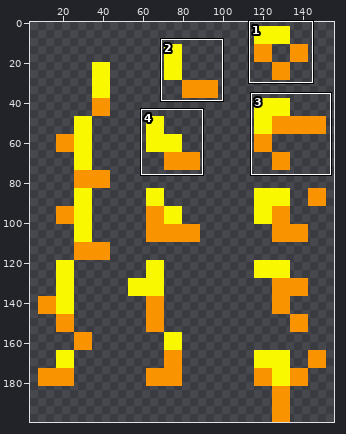
Two states of a sprite sheet, fire_down.png. Above: a wide view before the commit, with the close-up outlined.
Close-up. The starting point:
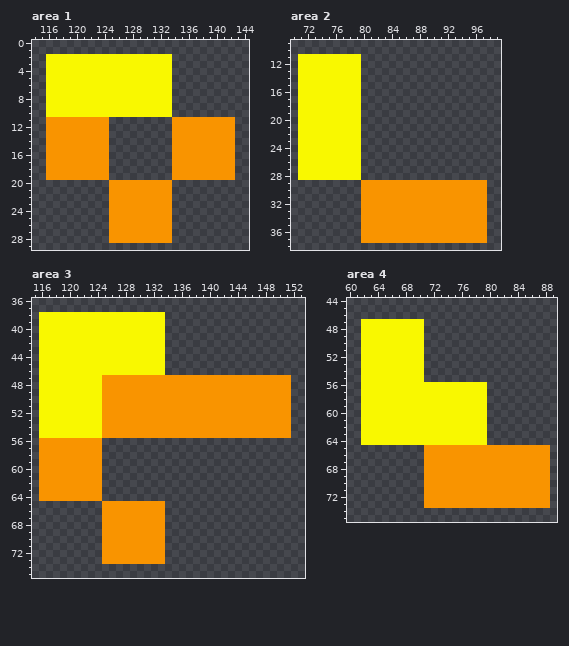
The file is 576x576 pixels. Shown: area 1: x 114..144, y 0..29; area 2: x 70..99, y 9..38; area 3: x 115..153, y 36..75; area 4: x 60..89, y 44..75. The old version is drawn lined up with the new one, on the new canvas. The wide view leaves out empty margins. The commit also changed other parts of the picture, which this record leaves out.
Once edited:
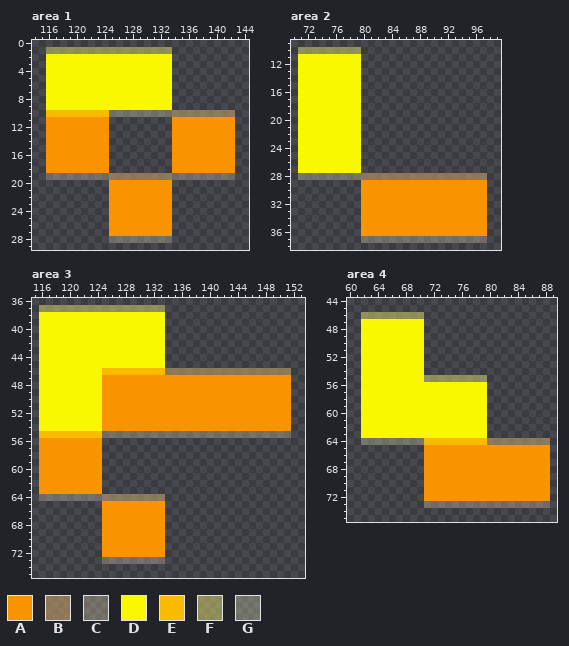
Palette (. is transparent): A #f99400  B #c09b649b  C #c1b29b64  D #f9f800  E #f9bb00  F #c0c0649b  G #c1c19b64
Changes in this commit:
canvas 576x576 -> 160x200, the old top-left corner now at -181,-178 (the part of the old canvas that was cut away was empty and is not shown)
Area 1:
y 1: x 116..133 .................. -> FFFFFFFFFFFFFFFFFF
y 10: x 116..142 DDDDDDDDDDDDDDDDDD......... -> EEEEEEEEEGGGGGGGGGBBBBBBBBB
y 19: x 116..142 AAAAAAAAA.........AAAAAAAAA -> CCCCCCCCCBBBBBBBBBCCCCCCCCC
y 28: x 125..133 AAAAAAAAA -> CCCCCCCCC
Area 2:
y 10: x 71..79 ......... -> FFFFFFFFF
y 28: x 71..97 DDDDDDDDD.................. -> GGGGGGGGGBBBBBBBBBBBBBBBBBB
y 37: x 80..97 AAAAAAAAAAAAAAAAAA -> CCCCCCCCCCCCCCCCCC
Area 3:
y 37: x 116..133 .................. -> FFFFFFFFFFFFFFFFFF
y 46: x 125..151 DDDDDDDDD.................. -> EEEEEEEEEBBBBBBBBBBBBBBBBBB
y 55: x 116..151 DDDDDDDDDAAAAAAAAAAAAAAAAAAAAAAAAAAA -> EEEEEEEEECCCCCCCCCCCCCCCCCCCCCCCCCCC
y 64: x 116..133 AAAAAAAAA......... -> CCCCCCCCCBBBBBBBBB
y 73: x 125..133 AAAAAAAAA -> CCCCCCCCC
Area 4:
y 46: x 62..70 ......... -> FFFFFFFFF
y 55: x 71..79 ......... -> FFFFFFFFF
y 64: x 62..88 DDDDDDDDDDDDDDDDDD......... -> GGGGGGGGGEEEEEEEEEBBBBBBBBB
y 73: x 71..88 AAAAAAAAAAAAAAAAAA -> CCCCCCCCCCCCCCCCCC
